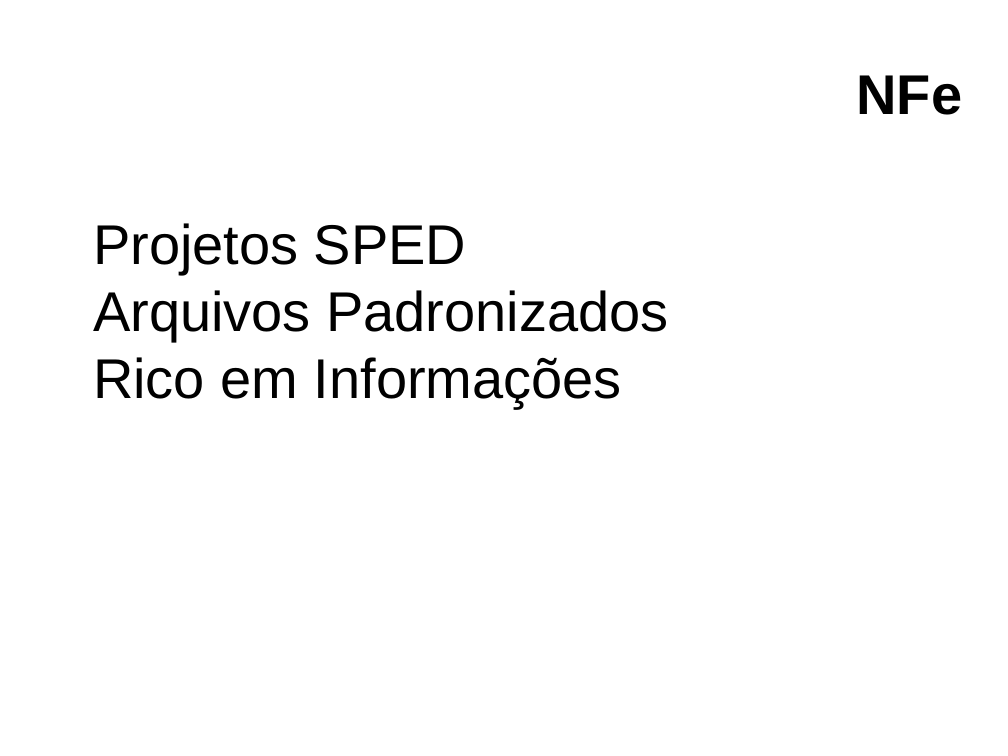
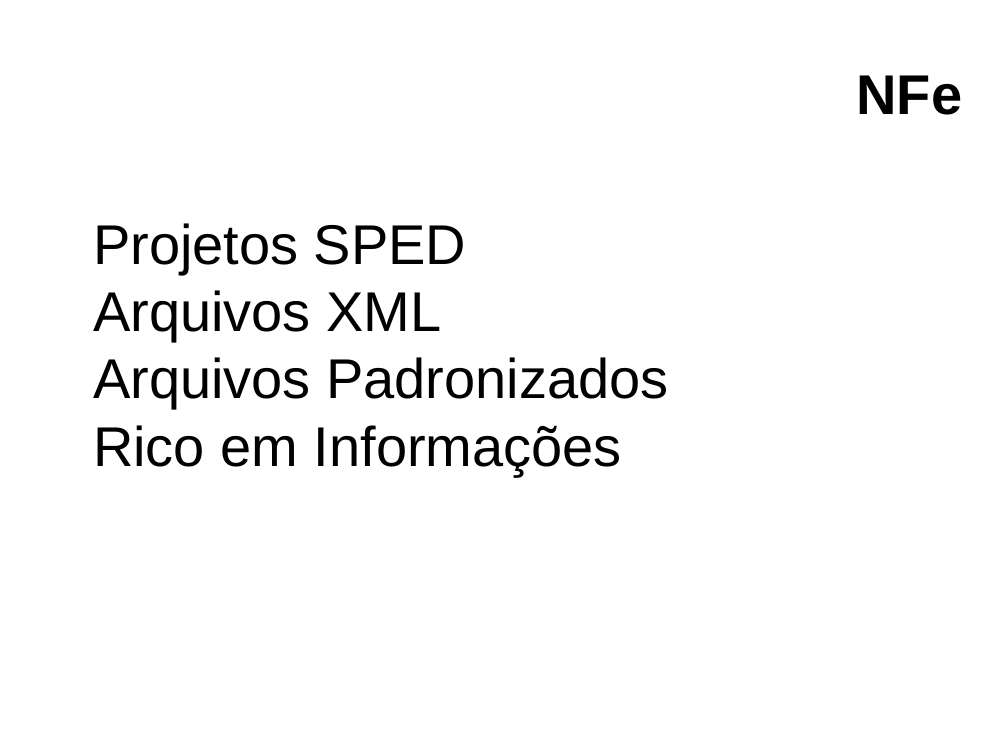
Before and after one commit to clairton/crh, a slide deck: slide 4 of slides.odp. Drawn at 1008x756 pixels with LibreOffice and Linux fonts; fonts in the diff are those of the drawing; background and template pictures are left out. Boxes give left, top, right and bottom in pixels: in the first picture for what was removed or moved away, otherwise in the second. Text is boxed around its words. In the diff, an @@ line names an element or a change of style, - is before the commit and + after.

```diff
--- a/slides.odp
+++ b/slides.odp
@@ text at <box>93,290,441,341</box>: paragraph added @@
+● Arquivos XML
```
Also in this commit, not shown: 1 other slide changed, 1 slide added.
